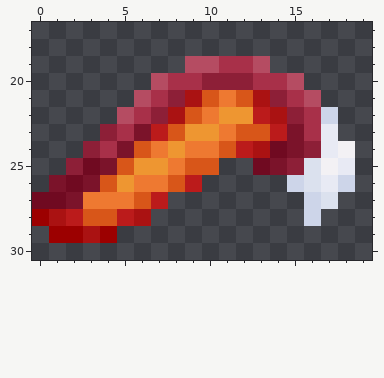
Pixel-art sprite -- PawTotems/assets/minecraft/optifine/cit/safdi/wing.png. This is how it looked before the edit.
The file is 32x32 pixels. Pixels under 10% opacity are left out. Shown: x 0..19, y 17..30.
After the commit:
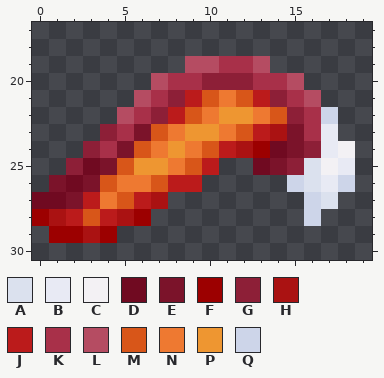
Palette (. is transparent): A #dbe1ee  B #e8eaf4  C #f3f1f4  D #700a21  E #7b132a  F #9c0000  G #8d1f37  H #aa1212  J #bb1b1b  K #a83049  L #b54c62  M #d85619  N #ee7931  P #ee9631  Q #cdd5e9
From old to new:
y 21: x 9 H -> J; x 13 H -> J
y 22: x 8 H -> J; x 13..14 JH -> NM
y 23: x 7..8 JM -> MN; x 13..14 MJ -> JH
y 24: x 10..13 NMJH -> MJHF
y 25: x 10 M -> J
y 26: x 5 P -> N; x 7..8 NM -> MJ
y 27: x 3 N -> J; x 5..7 NMJ -> MJH
y 28: x 4..6 MJH -> JHF
Pixel boxes of the changes (left, top, right, bottom) in both pictures:
changed: (83, 90, 287, 226)
